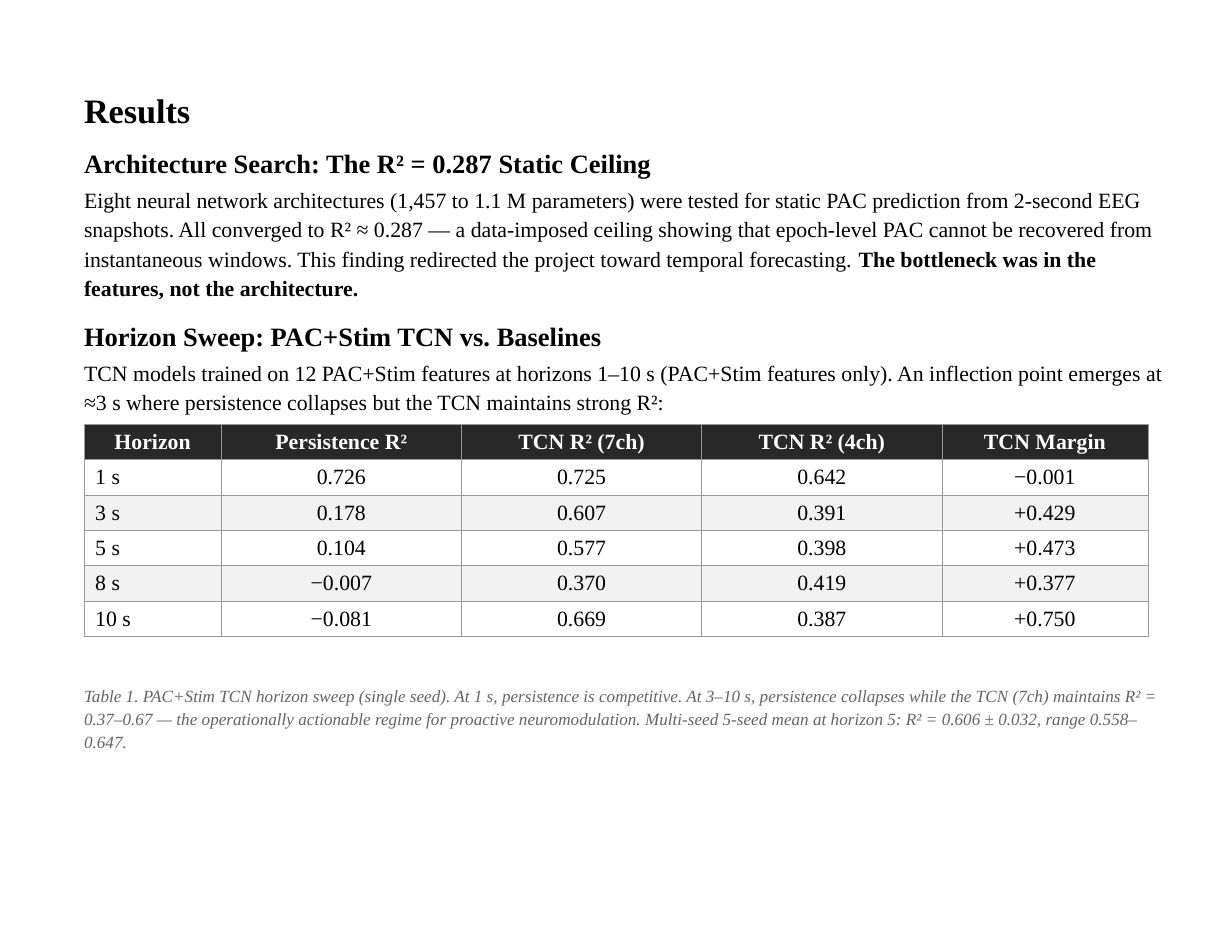
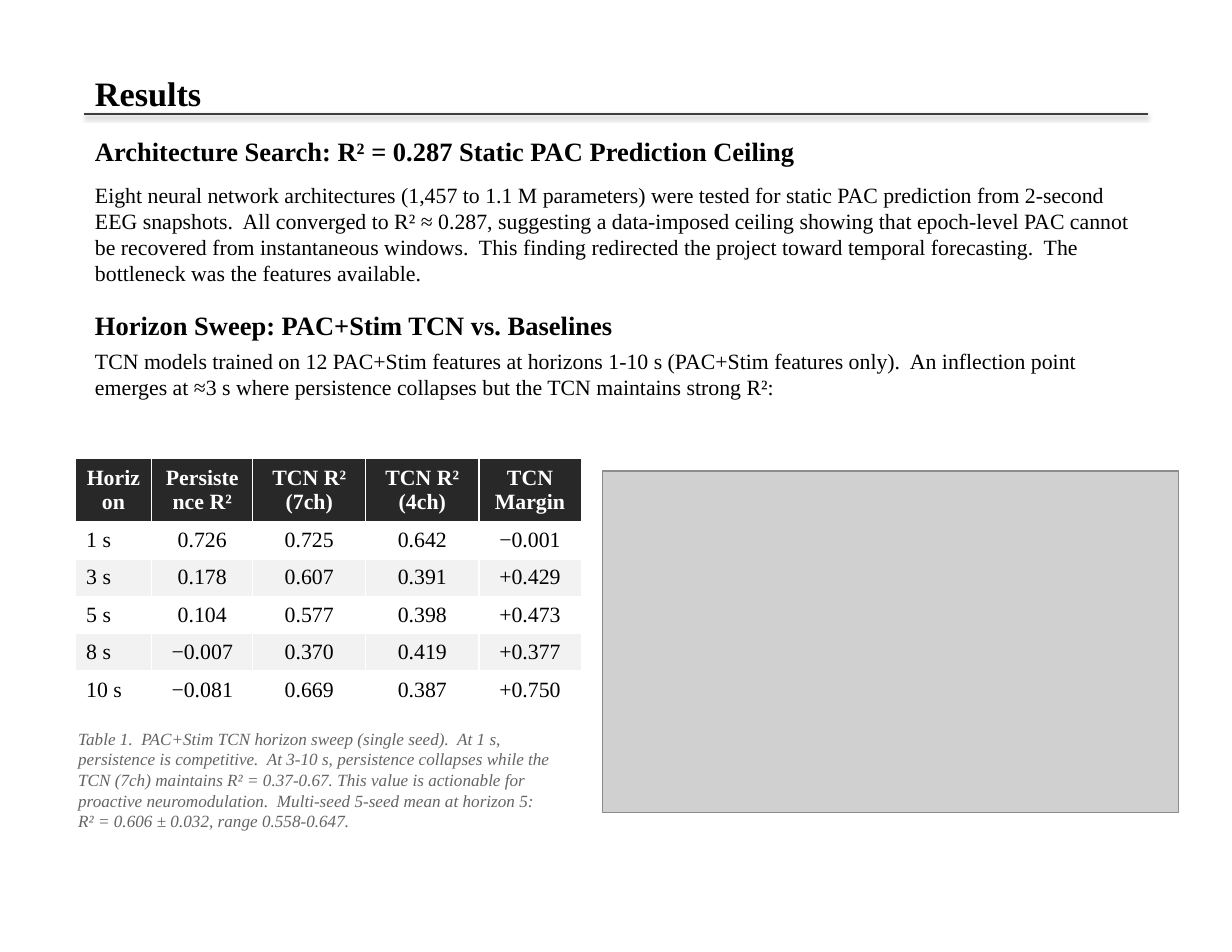
Before and after one commit to amaar-mc/closedloop-40hz-entrainment, a slide deck: slide 7 of CSEF/Presentation/CSEF_2026_Presentation.pptx. Drawn at 1232x952 pixels with LibreOffice and Linux fonts; fonts in the diff are those of the drawing; grey boxes stand for pictures. Boxes give left, top, right and bottom in pixels: in the first picture for what was removed or moved away, otherwise in the second. Text is boxed around its words. In the diff, an @@ line names an element or a change of style, - is before the commit and + after.

```diff
--- a/CSEF/Presentation/CSEF_2026_Presentation.pptx
+++ b/CSEF/Presentation/CSEF_2026_Presentation.pptx
@@ text "Results": place and size @@
-text "Results" at box(84, 99, 190, 124)
+text "Results" at box(95, 82, 201, 107)
@@ text "Results" at box(95, 82, 201, 107): less space between paragraphs @@
@@ line added from (84, 114) to (1148, 114), #3C3C3C 1 pt @@
@@ text at box(95, 142, 794, 167): text changed @@
-Architecture Search: The R² = 0.287 Static Ceiling
+Architecture Search: R² = 0.287 Static PAC Prediction Ceiling
@@ text at box(95, 187, 1128, 282): text changed @@
-Eight neural network architectures (1,457 to 1.1 M parameters) were tested for static PAC prediction from 2-second EEG snapshots. All converged to R² ≈ 0.287 — a data-imposed ceiling showing that epoch-level PAC cannot be recovered from instantaneous windows. This finding redirected the project toward temporal forecasting. The bottleneck was in the features, not the architecture.
+Eight neural network architectures (1,457 to 1.1 M parameters) were tested for static PAC prediction from 2-second EEG snapshots. All converged to R² ≈ 0.287, suggesting a data-imposed ceiling showing that epoch-level PAC cannot be recovered from instantaneous windows. This finding redirected the project toward temporal forecasting. The bottleneck was the features available.
@@ text "Horizon Sweep: PAC+Stim TCN vs. ..." at box(95, 316, 612, 341): less space between paragraphs @@
@@ text "Horizon Sweep: PAC+Stim TCN vs. ...": place and size @@
-text "Horizon Sweep: PAC+Stim TCN vs. ..." at box(84, 327, 601, 352)
+text "Horizon Sweep: PAC+Stim TCN vs. ..." at box(95, 316, 612, 341)
@@ text at box(95, 353, 1076, 400): text changed @@
-TCN models trained on 12 PAC+Stim features at horizons 1–10 s (PAC+Stim features only). An inflection point emerges at ≈3 s where persistence collapses but the TCN maintains strong R²:
+TCN models trained on 12 PAC+Stim features at horizons 1-10 s (PAC+Stim features only). An inflection point emerges at ≈3 s where persistence collapses but the TCN maintains strong R²:
@@ table at box(75, 458, 581, 708) @@
@@ borders changed @@
@@ table: place and size @@
-table at box(84, 424, 1150, 631)
+table at box(75, 458, 581, 708)
@@ picture added at box(603, 470, 1178, 812) @@
@@ text at box(78, 733, 549, 831): text changed @@
-Table 1. PAC+Stim TCN horizon sweep (single seed). At 1 s, persistence is competitive. At 3–10 s, persistence collapses while the TCN (7ch) maintains R² = 0.37–0.67 — the operationally actionable regime for proactive neuromodulation. Multi-seed 5-seed mean at horizon 5: R² = 0.606 ± 0.032, range 0.558–0.647.
+Table 1. PAC+Stim TCN horizon sweep (single seed). At 1 s, persistence is competitive. At 3-10 s, persistence collapses while the TCN (7ch) maintains R² = 0.37-0.67. This value is actionable for proactive neuromodulation. Multi-seed 5-seed mean at horizon 5: R² = 0.606 ± 0.032, range 0.558-0.647.
```
Also in this commit, not shown: 11 other slides changed, 1 slide added, 1 other file.
